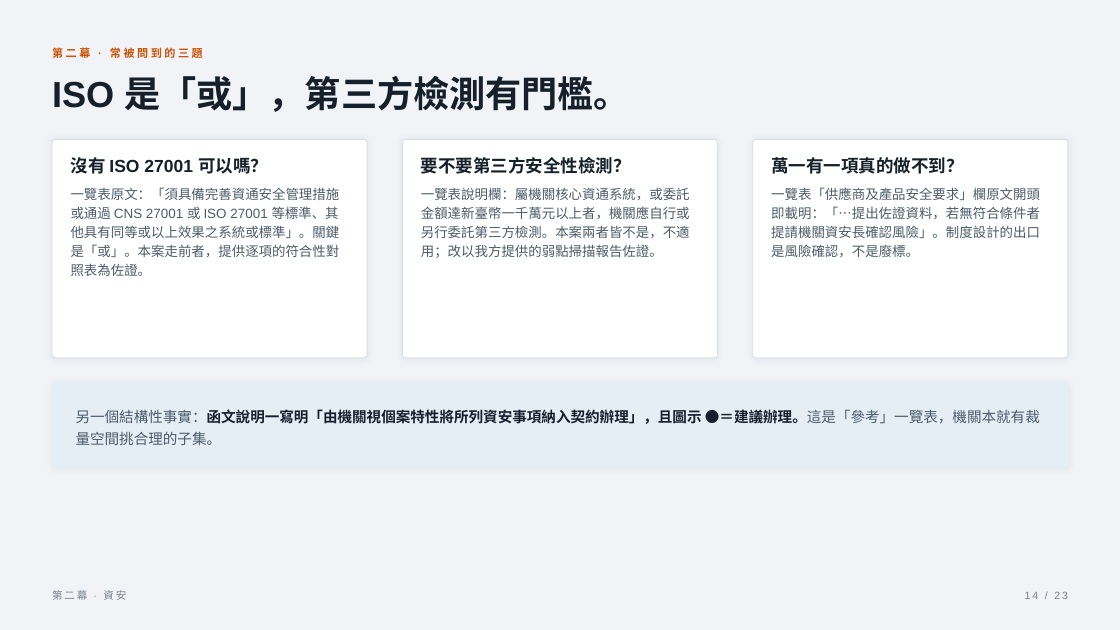
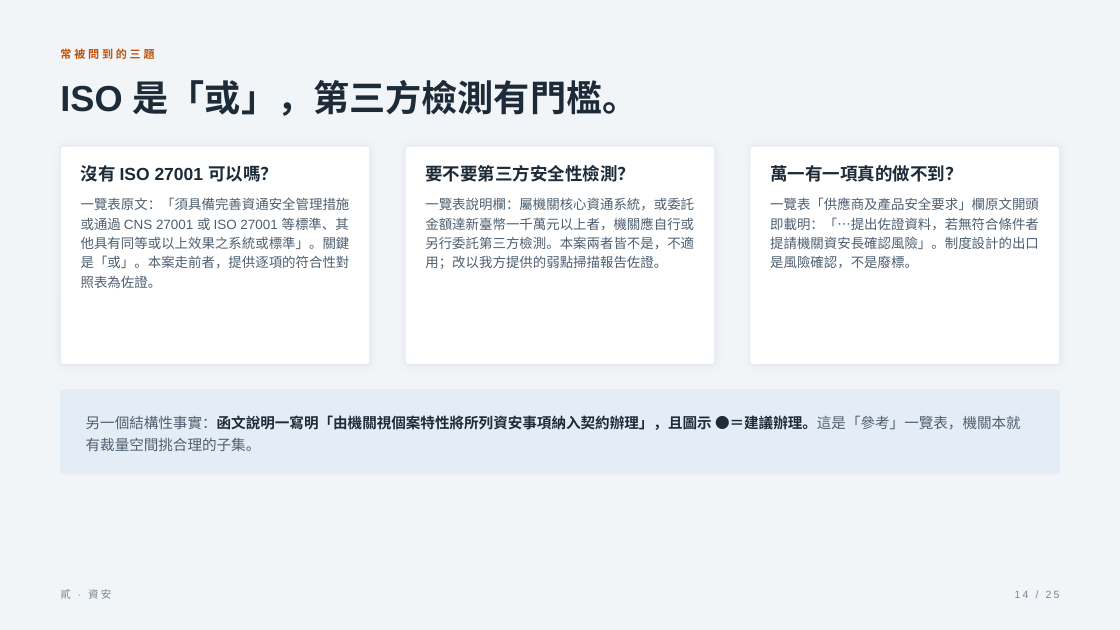
Before and after one commit to ryanxxhuang/PMIS, a slide deck: slide 14 of docs/pitch/組長簡報-產品資安與簽辦-2026-08-12.pptx. Drawn at 1120x630 pixels with LibreOffice and Linux fonts; fonts in the diff are those of the drawing. Boxes give left, top, right and bottom in pixels: in the first picture for what was removed or moved away, otherwise in the second. Text is boxed around its words. In the diff, an @@ line names an element or a change of style, - is before the commit and + after.

```diff
--- a/docs/pitch/組長簡報-產品資安與簽辦-2026-08-12.pptx
+++ b/docs/pitch/組長簡報-產品資安與簽辦-2026-08-12.pptx
@@ background #F1F3F6 to #F2F5F8 @@
@@ text at <box>60,48,154,59</box>: text changed; text colour #C8540A to #C05209 @@
-第二幕 · 常被問到的三題
+常被問到的三題
@@ text "ISO 是「或」，第三方檢測有門檻。": place and size @@
-text "ISO 是「或」，第三方檢測有門檻。" at <box>52,76,630,112</box>
+text "ISO 是「或」，第三方檢測有門檻。" at <box>60,80,639,116</box>
@@ rounded rectangle: place and size @@
-rounded rectangle at <box>52,139,367,358</box>
+rounded rectangle at <box>60,146,370,365</box>
@@ rounded rectangle: place and size @@
-rounded rectangle at <box>402,139,718,358</box>
+rounded rectangle at <box>405,146,714,365</box>
@@ outline #D8DFE6 0.75 pt to #E6EBF0 0.75 pt; shadow changed; proportions changed in 3 elements at <box>405,146,714,365</box>, <box>60,146,370,365</box>, <box>750,146,1060,365</box> @@
@@ rounded rectangle: place and size @@
-rounded rectangle at <box>753,139,1068,358</box>
+rounded rectangle at <box>750,146,1060,365</box>
@@ text "沒有 ISO 27001 可以嗎？": place and size @@
-text "沒有 ISO 27001 可以嗎？" at <box>71,157,268,174</box>
+text "沒有 ISO 27001 可以嗎？" at <box>81,165,278,182</box>
@@ text "要不要第三方安全性檢測？": place and size @@
-text "要不要第三方安全性檢測？" at <box>421,157,631,174</box>
+text "要不要第三方安全性檢測？" at <box>425,165,635,182</box>
@@ text colour #16202B to #1D2B39 in 4 elements at <box>60,80,639,116</box>, <box>425,165,635,182</box>, <box>81,165,278,182</box>, <box>770,165,962,182</box> @@
@@ text "萬一有一項真的做不到？": place and size @@
-text "萬一有一項真的做不到？" at <box>771,157,963,174</box>
+text "萬一有一項真的做不到？" at <box>770,165,962,182</box>
@@ text "一覽表原文：「須具備完善資通安全管理措施或通過 CNS 27001 或 ISO ...": place and size @@
-text "一覽表原文：「須具備完善資通安全管理措施或通過 CNS 27001 或 ISO ..." at <box>71,187,340,276</box>
+text "一覽表原文：「須具備完善資通安全管理措施或通過 CNS 27001 或 ISO ..." at <box>81,197,350,288</box>
@@ text "一覽表說明欄：屬機關核心資通系統，或委託金額達新臺幣一千萬元以上者，機關應自行或另行委託第三方檢測。本案兩者皆不是，不適 ...": place and size @@
-text "一覽表說明欄：屬機關核心資通系統，或委託金額達新臺幣一千萬元以上者，機關應自行或另行委託第三方檢測。本案兩者皆不是，不適 ..." at <box>421,187,690,258</box>
+text "一覽表說明欄：屬機關核心資通系統，或委託金額達新臺幣一千萬元以上者，機關應自行或另行委託第三方檢測。本案兩者皆不是，不適 ..." at <box>425,197,694,269</box>
@@ text colour #4D5C6A to #4E5F70; line spacing 16.3pt to 16.6pt in 3 elements at <box>425,197,694,269</box>, <box>81,197,350,288</box>, <box>770,197,1039,268</box> @@
@@ text "一覽表「供應商及產品安全要求」欄原文開頭即載明：「…提出佐證資料，若無符合條件者提請機關資安長確認風險」。制度設計的出口 ...": place and size @@
-text "一覽表「供應商及產品安全要求」欄原文開頭即載明：「…提出佐證資料，若無符合條件者提請機關資安長確認風險」。制度設計的出口 ..." at <box>771,187,1040,257</box>
+text "一覽表「供應商及產品安全要求」欄原文開頭即載明：「…提出佐證資料，若無符合條件者提請機關資安長確認風險」。制度設計的出口 ..." at <box>770,197,1039,268</box>
@@ rounded rectangle: place and size @@
-rounded rectangle at <box>52,383,1068,467</box>
+rounded rectangle at <box>60,390,1060,474</box>
@@ rounded rectangle at <box>60,390,1060,474</box>: fill #E5EEF5 to #E4EDF5; outline #E5EEF5 1 pt to #E4EDF5 1 pt; shadow off; proportions changed @@
@@ text "另一個結構性事實：函文說明一寫明「由機關視個案特性將所列資安事項納入契約辦理」，且圖示 ●＝建議辦理。這是「參考」一覽表 ...": place and size @@
-text "另一個結構性事實：函文說明一寫明「由機關視個案特性將所列資安事項納入契約辦理」，且圖示 ●＝建議辦理。這是「參考」一覽表 ..." at <box>76,409,1040,445</box>
+text "另一個結構性事實：函文說明一寫明「由機關視個案特性將所列資安事項納入契約辦理」，且圖示 ●＝建議辦理。這是「參考」一覽表 ..." at <box>86,415,1021,451</box>
@@ text "另一個結構性事實：函文說明一寫明「由機關視個案特性將所列資安事項納入契約辦理」，且圖示 ●＝建議辦理。這是「參考」一覽表 ..." at <box>86,415,1021,451</box>: text colour #4D5C6A to #4E5F70, text colour #16202B to #1D2B39 in "另一個結構性事實：函文說明一寫明「由機關視個案特性將所列資安事項納入契約辦理」，且圖示 ●＝建議辦理。這是「參考」一覽表 ..." @@
@@ text at <box>60,589,111,599</box>: text changed; text colour #78848F to #7A8794 @@
-第二幕 · 資安
+貳 · 資安
@@ text at <box>1015,591,1060,598</box>: text changed; text colour #78848F to #7A8794 @@
-14 / 23
+14 / 25
```
Also in this commit, not shown: 19 other slides changed, 5 slides added, 3 slides removed, 5 other files.
